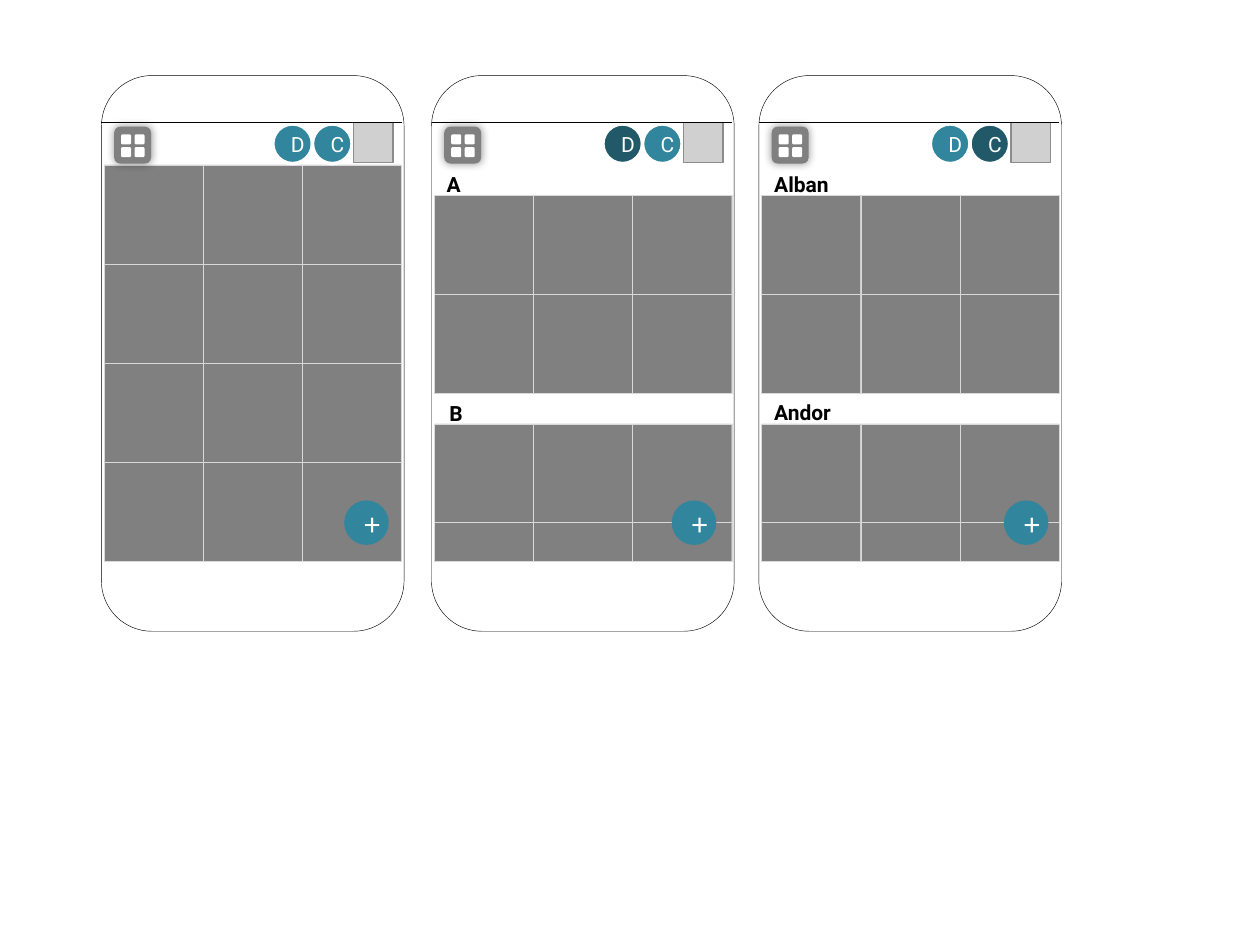
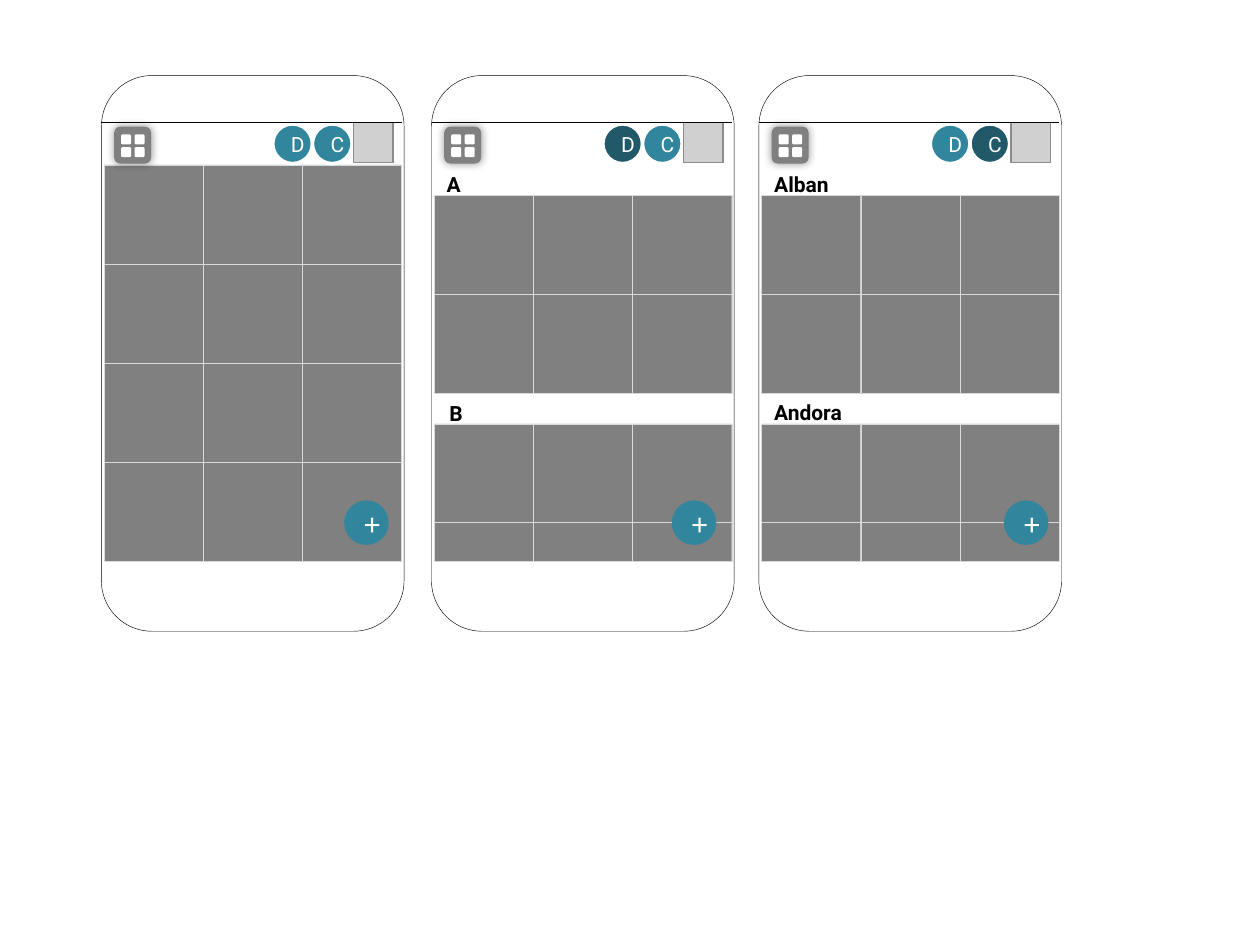
Before and after one commit to mishin-anton/android, a slide deck: slide 1 of Coasters.pptx. Drawn at 1260x945 pixels with LibreOffice and Linux fonts; fonts in the diff are those of the drawing; grey boxes stand for pictures. Boxes give left, top, right and bottom in pixels: in the first picture for what was removed or moved away, otherwise in the second. Text is boxed around its words. In the diff, an @@ line names an element or a change of style, - is before the commit and + after.

```diff
--- a/Coasters.pptx
+++ b/Coasters.pptx
@@ text at (774,404,842,427): text changed @@
-Andor
+Andora
```
Also in this commit, not shown: 28 other files.
